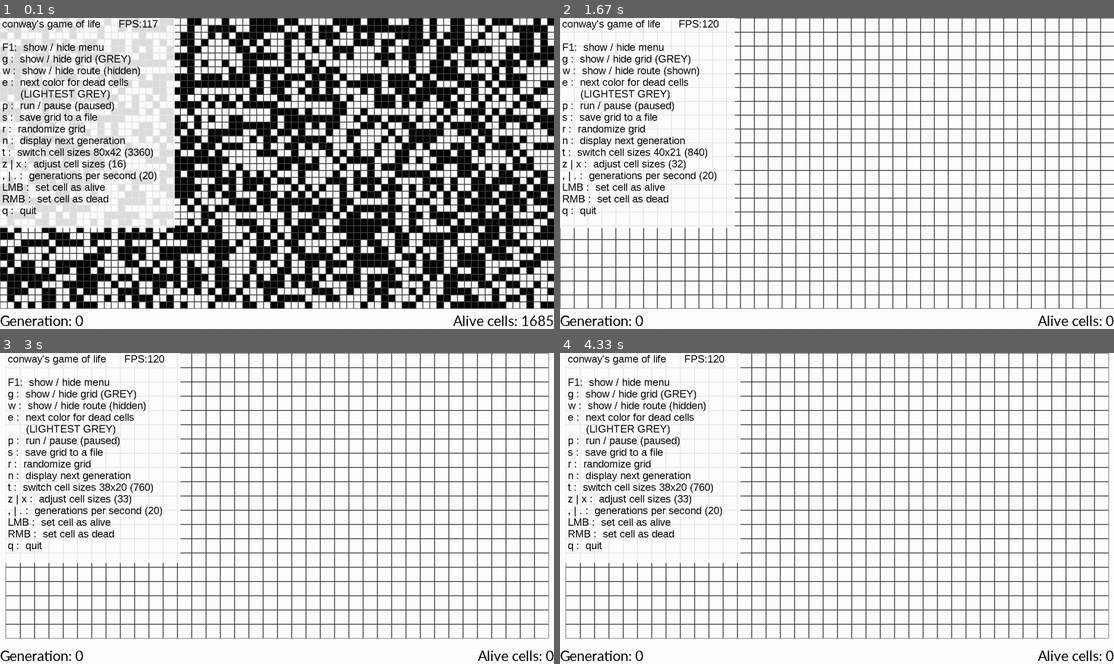
Above: before the commit, frames 1-4 (two rows, left to right).
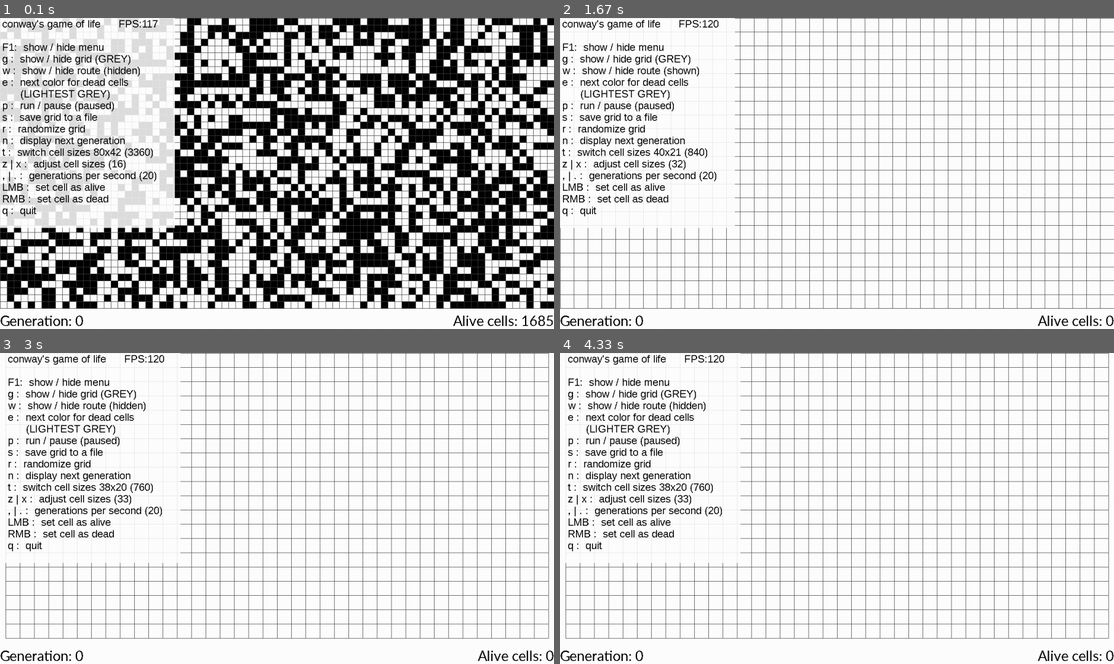
Above: after the commit, the same moments.

Repository: mzebrak/pygame-conways-game-of-life
Game: pygame game, started from game/__main__.py
Same seed, same stepped clock (60 frames per second), same inputs: the game is played once before the commit and once after it.
Inputs:
- Up to frame 1 (0.1 s): no input
- Up to frame 2 (1.67 s): tap Space at 0.33 s; hold W 0.67-1.13 s; tap T at 1.17 s; tap C at 1.5 s
- Up to frame 3 (3 s): hold S 1.83-2.13 s; tap X at 2.17 s; hold W 2.5-2.87 s; hold S from 2.9 s (still down)
- Up to frame 4 (4.33 s): release S at 3.27 s; hold W 3.3-3.6 s; hold S 3.63-3.93 s; tap E at 3.78 s; hold W from 3.97 s (still down)

The runs differ from the first frame. In frame 1, 14% of the frame differs, in the area x 0-100%, y 0-94%; in frame 2, 8.9%; in frame 3, 7.7%; in frame 4, 7.7%.

Commit message:
grid border, new gifs

Diff:
--- a/game/GameOfLife.py
+++ b/game/GameOfLife.py
@@ -178,12 +178,14 @@
         self.grid_lines.fill(WHITE + (0,))
         width, height = self.grid_width * self.cell_size, self.grid_height * self.cell_size
 
-        for x in range(0, width + 1, self.cell_size):
-            pg.draw.line(self.grid_lines, color, (x, 0), (x, height))
-            pg.draw.line(self.grid_lines, color, (x + 1, 0), (x + 1, height)) if x > 0 else None
-        for y in range(0, height + 1, self.cell_size):
-            pg.draw.line(self.grid_lines, color, (0, y), (width, y))
-            pg.draw.line(self.grid_lines, color, (0, y + 1), (width, y + 1)) if y > 0 else None
+        pg.draw.lines(self.grid_lines, GREY, True, ((0, 0), (width, 0), (width, height), (0, height)))  # border
+        if color is None:
+            return
+
+        for x in range(self.cell_size, width, self.cell_size):
+            pg.draw.line(self.grid_lines, color, (x, 1), (x, height - 1))
+        for y in range(self.cell_size, height, self.cell_size):
+            pg.draw.line(self.grid_lines, color, (1, y), (width - 1, y))
 
     def draw_info(self, color=BLACK, background=WHITE):
         """
@@ -245,7 +247,7 @@
         A function that draws everything on the screen - sprites, grid, help menu and info
         """
         self.sprites.draw(self.grid_image)
-        self.grid_color and self.grid_image.blit(self.grid_lines, (0, 0))
+        self.grid_image.blit(self.grid_lines, (0, 0))
         self.show_menu and self.draw_menu()
         self.screen.blit(self.grid_image, (self.margin_x, 0))
         self.draw_info()
Not shown, changed: README.md
Not shown, added: gifs/pattern_launched.gif
Not shown, added: gifs/playing.gif
Not shown, changed: screenshots/launch_presentation.gif
Not shown, changed: screenshots/presentation.gif
